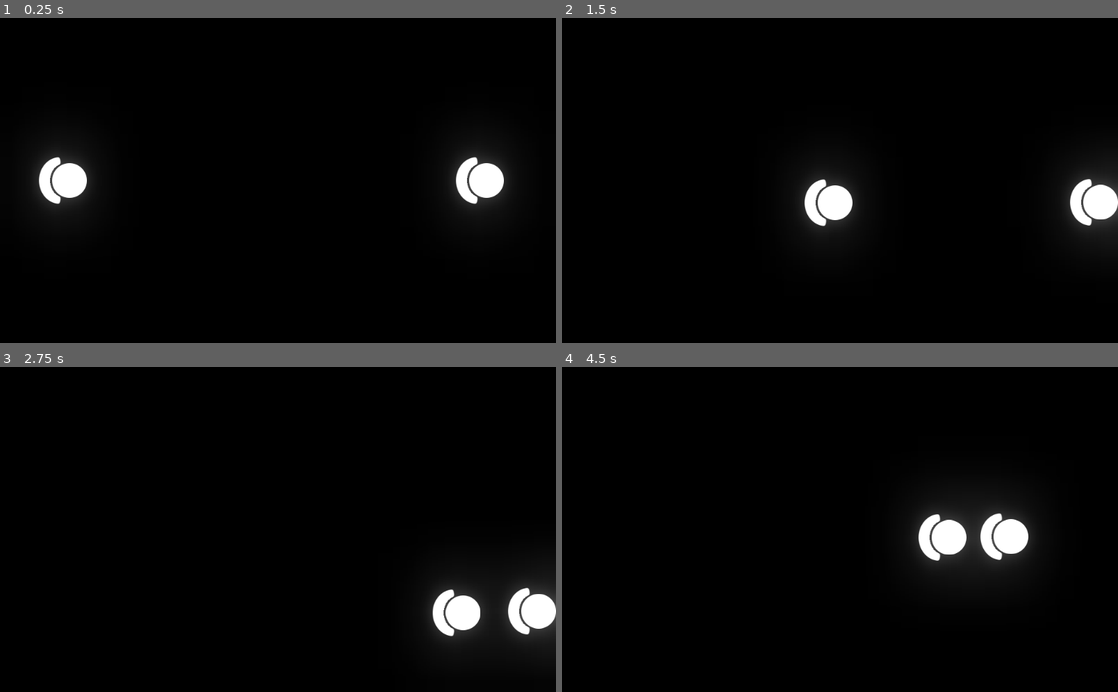
Above: before the commit, frames 1-4 (two rows, left to right).
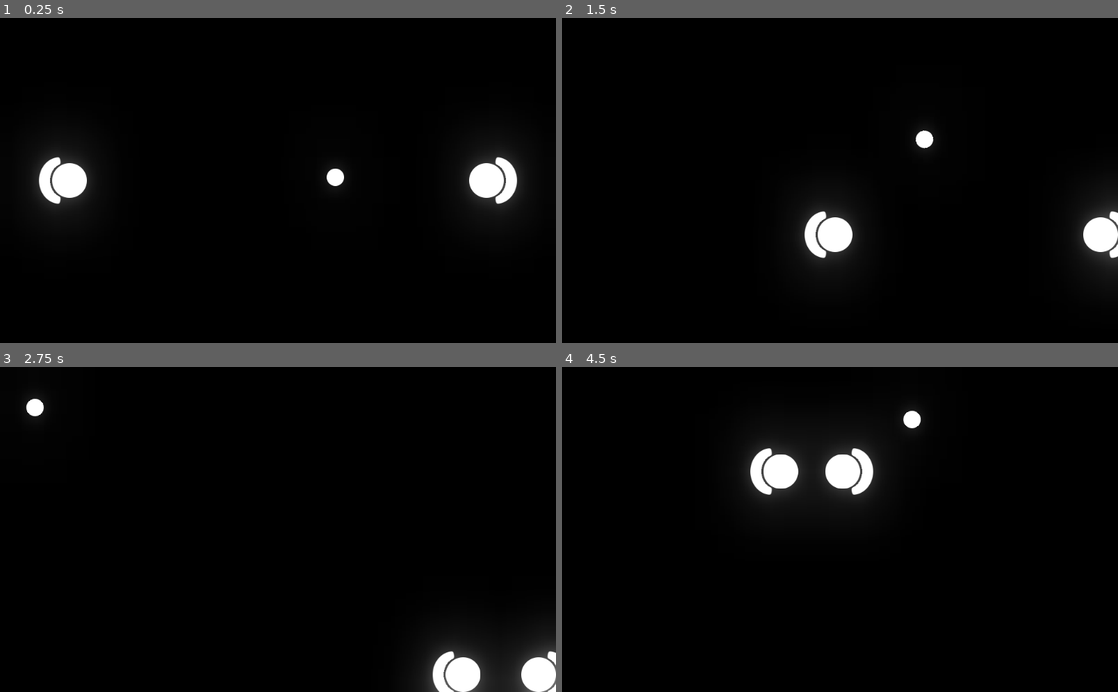
Above: after the commit, the same moments.

Repository: MenesesGHZ/PongPing
Game: Godot game, scene res://src/game/game.tscn
The game is run twice, just before and just after one commit, with the same random seed, the same clock (stepped at 60 frames per second) and the same inputs.
Inputs:
- Up to frame 1 (0.25 s): no input
- Up to frame 2 (1.5 s): hold D (player_right) 0.53-1.28 s; hold S (player_down) from 1.28 s (still down)
- Up to frame 3 (2.75 s): release S (player_down) at 2.03 s; hold D (player_right) from 2.03 s (still down)
- Up to frame 4 (4.5 s): release D (player_right) at 2.78 s; hold W (player_up) 2.78-3.53 s; hold A (player_left) from 3.53 s (still down)

The runs differ from the first frame. In frame 1, 0.9% of the frame differs, in the area x 58-94%, y 42-58%; in frame 2, 3.8%; in frame 3, 5.4%; in frame 4, 7.1%, in the area x 32-85%, y 13-63%.

Commit message:
Fixes

Diff:
--- a/src/game/game.tscn
+++ b/src/game/game.tscn
@@ -1,6 +1,7 @@
-[gd_scene load_steps=5 format=2]
+[gd_scene load_steps=6 format=2]
 
 [ext_resource path="res://src/game/player/player.tscn" type="PackedScene" id=1]
+[ext_resource path="res://src/game/bullet/bullet.tscn" type="PackedScene" id=2]
 
 [sub_resource type="Environment" id=1]
 background_mode = 4
@@ -46,6 +47,11 @@
 
 [node name="Ping" parent="World" instance=ExtResource( 1 )]
 position = Vector2( 896, 300 )
+scale = Vector2( -1, 1 )
+
+[node name="Bullet" parent="World" instance=ExtResource( 2 )]
+position = Vector2( 501, 294 )
+applied_force = Vector2( 0, 0 )
 
 [node name="HUD" type="Control" parent="."]
 anchor_right = 1.0
--- a/src/game/player/player.gd
+++ b/src/game/player/player.gd
@@ -21,6 +21,6 @@
 	if Input.is_action_pressed("player_left"):
 		direction += Vector2.LEFT
 
-	print(direction)
+	direction = direction * speed
 
-	move_and_collide(direction.normalized() * speed * delta)
+	move_and_slide(direction)
--- a/src/game/player/player.tscn
+++ b/src/game/player/player.tscn
@@ -16,10 +16,10 @@
 [node name="CollisionShape2D" type="CollisionShape2D" parent="."]
 shape = SubResource( 1 )
 
-[node name="Shield" type="StaticBody2D" parent="."]
+[node name="StaticBody2D" type="StaticBody2D" parent="."]
 
-[node name="Sprite" type="Sprite" parent="Shield"]
+[node name="Sprite" type="Sprite" parent="StaticBody2D"]
 texture = ExtResource( 3 )
 
-[node name="CollisionPolygon2D" type="CollisionPolygon2D" parent="Shield"]
-polygon = PoolVector2Array( -19, -43, -33, -40, -50, -26, -57, 0, -51, 23, -37, 38, -20, 43, -17, 31, -31, 19, -36, 0, -33, -16, -16, -32 )
+[node name="CollisionPolygon2D" type="CollisionPolygon2D" parent="StaticBody2D"]
+polygon = PoolVector2Array( -17, -39, -43, -16, -40, 16, -16, 39, -23, 43, -36, 39, -46, 29, -53, 18, -57, 0, -54, -15, -48, -29, -37, -38, -22, -45 )
